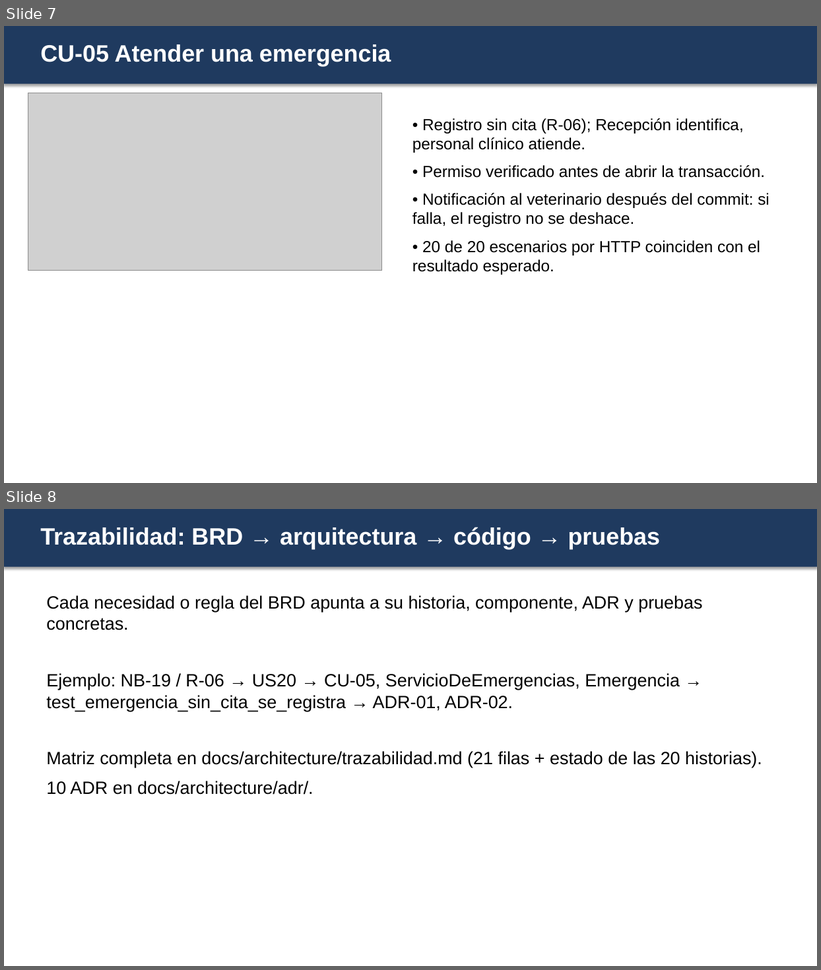
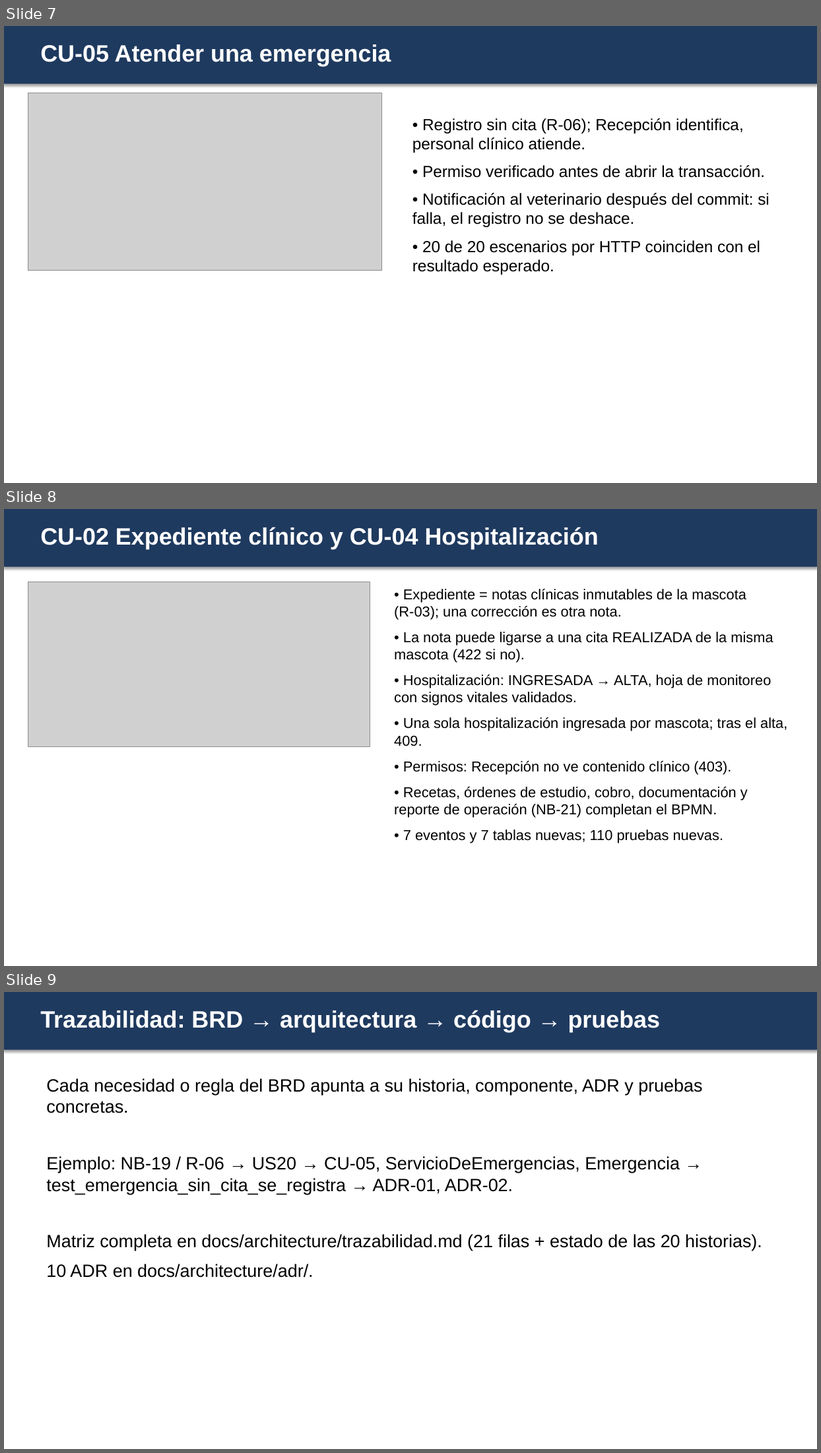
Before and after one commit to Angietptp/VetCare24_PIA_EQ4, a slide deck: docs/entrega/Presentacion_VetCare24_Equipo4.pptx. Shown one above the other, each under a label of ours: slides 7 and 8 before the commit, slides 7, 8 and 9 after it. The pictures are 821x970 and 821x1453 pixels, drawn with LibreOffice and Linux fonts; fonts in the diff are those of the drawing; grey boxes stand for pictures. Boxes give left, top, right and bottom in pixels: in the first picture for what was removed or moved away, otherwise in the second. Text is boxed around its words. In the diff, an @@ line names an element or a change of style, - is before the commit and + after.

Commit message:
Implementa CU-02, CU-04, cobro, recetas y reportes

```diff
--- a/docs/entrega/Presentacion_VetCare24_Equipo4.pptx
+++ b/docs/entrega/Presentacion_VetCare24_Equipo4.pptx
@@ slide 8 added at (x1=4, y1=509, x2=817, y2=966), background #FFFFFF @@
@@ rectangle added at (x1=4, y1=509, x2=817, y2=567), fill #1F3A5F @@
@@ text added at (x1=40, y1=527, x2=599, y2=549), 28 pt, text #FFFFFF, bold @@
+CU-02 Expediente clínico y CU-04 Hospitalización
@@ picture added at (x1=28, y1=582, x2=370, y2=747) @@
@@ text added at (x1=394, y1=589, x2=787, y2=844), 17 pt, text #000000 @@
+• Expediente = notas clínicas inmutables de la mascota (R-03); una corrección es otra nota.
+• La nota puede ligarse a una cita REALIZADA de la misma mascota (422 si no).
+• Hospitalización: INGRESADA → ALTA, hoja de monitoreo con signos vitales validados.
+• Una sola hospitalización ingresada por mascota; tras el alta, 409.
+• Permisos: Recepción no ve contenido clínico (403).
+• Recetas, órdenes de estudio, cobro, documentación y reporte de operación (NB-21) completan el BPMN.
+• 7 eventos y 7 tablas nuevas; 110 pruebas nuevas.
@@ what was slide 8 is now slide 9 @@
```
Also in this commit, not shown: 6 slides changed, 54 other files.
